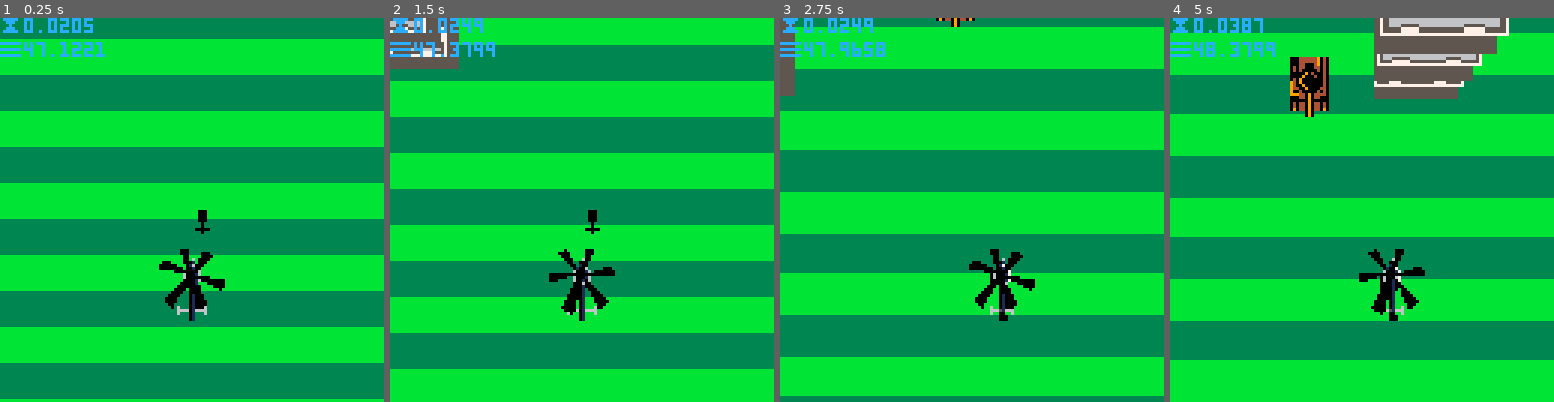
Above: before the commit, frames 1-4 (left to right).
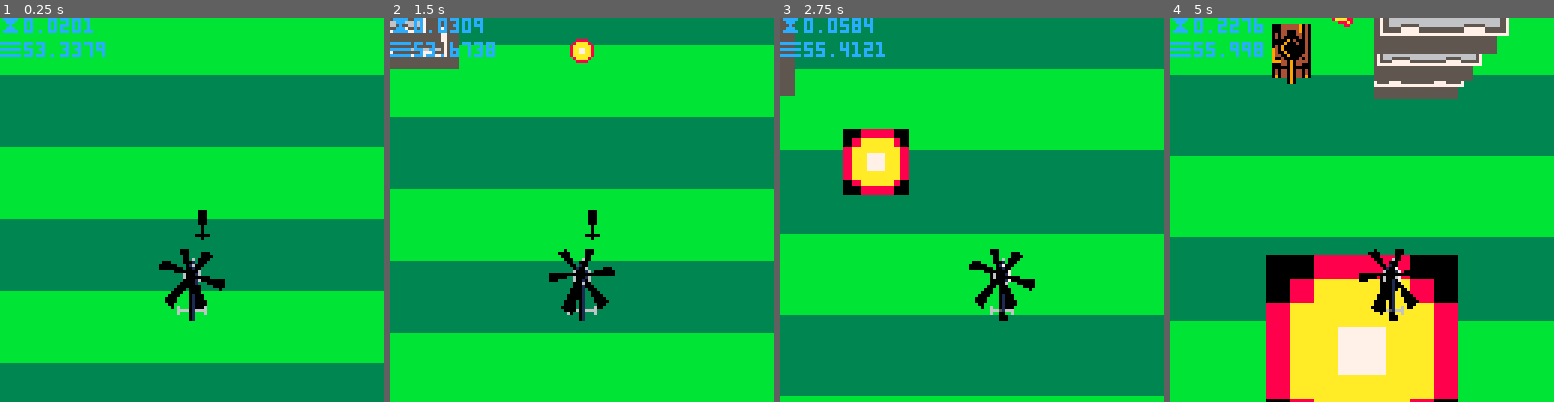
Above: after the commit, the same moments.

Repository: freds72/pico8
Game: PICO-8 cartridge carts/3d.p8
Two runs of this game, one before a commit and one after it. Both use one fixed random seed, a clock stepped at 60 frames per second and the inputs below.
Inputs:
- Up to frame 1 (0.25 s): no input
- Up to frame 2 (1.5 s): tap O (Z key) at 0.7 s
- Up to frame 3 (2.75 s): hold Right 1.6-2.1 s; tap O (Z key) at 1.7, 2.1, 2.5 s; hold Up 2.15-2.42 s; hold Right from 2.47 s (still down)
- Up to frame 4 (5 s): tap O (Z key) every 0.4 s from 2.9 to 4.9 s; release Right at 3.03 s; hold Left 3.08-3.58 s; hold Down 3.63-3.97 s; hold Right 4.02-4.68 s; hold Up from 4.73 s (still down)

The runs differ from the first frame. In frame 1, 42% of the frame differs, in the area x 0-100%, y 0-100%; in frame 2, 51%; in frame 3, 56%; in frame 4, 55%.

Commit message:
enemy helo + sprite

Diff:
--- a/carts/3d.p8
+++ b/carts/3d.p8
@@ -31,6 +31,9 @@
 -- tanks
 tks={}
 tks_c=0
+-- helos
+helos={}
+helos_c=0
 -- building map index
 map_t=12
 map_i=0
@@ -43,8 +46,20 @@
 	local tk={}
 	tk.x=x
 	tk.y=y
+	tk.dly=2*30+rnd(2*30)
 	tks_c+=1
 	tks[tks_c]=tk
+end
+
+function spawn_helo(x,y)
+	local h={}
+	h.x=x
+	h.y=y
+	h.z=flr_z
+	h.dy=0
+	h.dz=4/30
+	helos_c+=1
+ helos[helos_c]=h
 end
 
 function spawn_building(x,y)
@@ -53,6 +68,18 @@
 	b.y=y
 	blds_c+=1
 	blds[blds_c]=b
+end
+
+function fire(x,y,z,dy,dz)
+		local b={}
+	 b.x=x
+		b.y=y
+		b.z=max(flr_z,z)
+		b.dy=dy
+		b.dz=dz
+		b.t=2*30
+		blts_c+=1
+		blts[blts_c]=b
 end
 
 function _update()
@@ -80,7 +107,7 @@
 
  -- pick buildings
  map_t-=1
- if ( map_t<0) then
+ if (map_t<0) then
  	map_i+=1
 	 map_t=64
 		for i=1,8 do
@@ -89,22 +116,25 @@
  end
 
  -- clear zbuf
- foreach(zbuf,function(zb) zb.n=0 end)
+ for zb in all(zbuf) do zb.n=0 end
 
  -- fire
 	if (btn(4) and blts_dly<=0 and blts_c<blts_n) then
-		local b
-		blts_c+=1
-		b={}
-	 b.x=cam.x
-		b.y=cam.y
-		b.z=max(flr_z,cam.z-1)
-		b.t=2*30
-		blts[blts_c]=b
+		fire(cam.x,cam.y+8,cam.z-1,-2,-0.5)
 
 		blts_dly=2
 	end
-	 blts_dly-=1
+	blts_dly-=1
+
+ -- update tanks
+ for i=1,tks_c do
+ 	local tk=tks[i]
+ 	tk.dly-=1
+ 	if (tk.dly<=0) then
+ 		fire(tk.x,tk.y,flr_z+0.5,2,1)
+ 		tk.dly=2*30+rnd(30)
+ 	end
+ end
 
 	-- update bullets
 	local n=blts_c
@@ -113,13 +143,13 @@
 		local b,zi
 		b=blts[i]
 		b.t-=1
-		--b.z-=0.5
+		b.z+=b.dz
 		if (b.t>0 and b.z>=flr_z) then
-			b.y-=1
+			b.y+=b.dy
 			blts_c+=1
 			blts[blts_c]=b
-			--insert into zbuf
-			zi=flr((b.z-flr_z)/flr_h+0.5)
+			--insert into zbuffer
+			zi=flr((b.z-flr_z)/flr_h)+1
 			zi=min(zi,flr_n+1)
 			zbuf[zi].n+=1
 			zbuf[zi].elts[zbuf[zi].n]=function() draw_bullet(b) end
@@ -136,24 +166,70 @@
 			blds[blds_c]=b
 		end
 	end
+	-- update tanks
+	n=tks_c
+ tks_c=0
+	for i=1,n do
+		local tk=tks[i]
+		if (tk.y-cam.y<128) then
+		 tks_c+=1
+			tks[tks_c]=tk
+		end
+	end
+	-- update helos
+	n=helos_c
+ helos_c=0
+	for i=1,n do
+		local h=helos[i]
+		h.z+=h.dz
+		if (h.y-cam.y<128 and h.z<0) then
+		 helos_c+=1
+		 helos[helos_c]=h
+			--insert into zbuffer
+			local zi
+			zi=flr((h.z-flr_z)/flr_h)+1
+			zi=min(zi,flr_n+1)
+			zbuf[zi].n+=1
+			zbuf[zi].elts[zbuf[zi].n]=function() draw_helo(h) end
+		end
+	end
+end
+
+function draw_helo(h)
+		local z
+		local sx={64,96}
+		z=h.z-cam.z
+		if(z<0) then
+			local ze,w,x,y,xe,ye
+			w=1/z
+			ze=-12*focal*w
+			x=h.x-cam.x
+			y=h.y-cam.y
+			xe=hw-focal*x*w
+			ye=hh-focal*y*w
+		 palt(0,false)
+		 palt(3,true)
+			sspr(sx[t%2+1],32,32,32,xe-ze/2,ye-ze/2,ze,ze)
+	end
 end
 
 function draw_bullet(b)
 		local ze,z,c,w
 		z=b.z-cam.z
-		w=1/z
-		ze=flr(-1*focal*w)+1
-		local x,y,xe,ye
-		x=b.x-cam.x
-		y=b.y-cam.y
-		xe=hw-focal*x*w
-		ye=hh-focal*y*w
-		--circfill(xe,ye,ze,8)
-		sspr(6*8,4*8,8,8,xe-ze,ye-ze,2*ze,2*ze)
+		if(z<0) then
+			w=1/z
+			ze=flr(-2*focal*w)+1
+			local x,y,xe,ye
+			x=b.x-cam.x
+			y=b.y-cam.y
+			xe=hw-focal*x*w
+			ye=hh-focal*y*w
+			sspr(6*8,4*8,8,8,xe-ze,ye-ze,2*ze,2*ze)
+	end
 end
 
 function draw_world()
-	local ze,z,c,w
+	local ze,z,c,w,zb
 	for i=0,flr_n-1 do
 		z=i*flr_h+flr_z-cam.z
 		if(z<0) then
@@ -174,11 +250,14 @@
 				end
 			end
 			-- process zbuffer *after* building floors
-			local zb
 			zb=zbuf[i+1]
 			for j=1,zb.n do
 				zb.elts[j]()
 			end
+		end
+		zb=zbuf[flr_n+1]
+		for j=1,zb.n do
+			zb.elts[j]()
 		end
 	end
 end
@@ -197,7 +276,7 @@
 		y=tk.y-cam.y
 		xe=hw-focal*x*w
 		ye=hh-focal*y*w
-		sspr(0,8,16,24,xe,ye,2*ze,3*ze)
+		sspr(0,8,16,24,xe-ze,ye-1.5*ze,2*ze,3*ze)
  end
 	palt()
 end
@@ -206,7 +285,7 @@
 	local ze,z,k,n,ye,w,dy,c,y1,h
 	z=flr_z-cam.z
 	w=1/z
-	ze=-1*focal*flr_w*w
+	ze=-2*focal*flr_w*w
  k=flr(128/ze+0.5)
  dy=focal*cam.y*w
 	h=64+(dy%(2*ze))
@@ -221,20 +300,20 @@
 		ze/=4
 		palt(0,false)
 		palt(3,true)
-		sspr(72,32,8,24,hw,hh,2*ze,3*ze)
+		sspr(56,32,8,24,hw,hh,ze,2*ze)
 		palt()
 	end
 end
 
-function print_zbuffer()
+function print_zbuf(x,y)
 	local zi
 	zi=flr((cam.z-flr_z)/flr_h+0.5)
 	zi=mid(zi,1,flr_n+1)
 	for i=1,flr_n+1 do
 		if(zi==i) then
-			print("*zb:"..zbuf[i].n,0,8+i*8,12)
+			print("*zb:"..zbuf[i].n,x,y+i*8,12)
 		else
-			print("zb:"..zbuf[i].n,0,8+i*8,12)
+			print("zb:"..zbuf[i].n,x,y+i*8,12)
 		end
 	end
 end
@@ -267,6 +346,7 @@
 	--print("blds:"..blds_c,0,16,12)
 	--print("tks :"..tks_c,0,24,12)
 	--print_map(0,32)
+	--print_zbuf(0,16)
 end
 
 function _init()
@@ -284,6 +364,10 @@
 map_funcs[4+1]=spawn_tank
 map_funcs[6+1]=spawn_building
 map_funcs[7+1]=spawn_building
+map_funcs[8+1]=spawn_helo
+
+-- sounds
+-- sfx(0)
 end
 
 
@@ -419,165 +503,165 @@
 0000000000000000000000000000000000000000000000000000000000000000000000000000000000000000000000000000000000000000000000000000000000000000000000000000000000000000000000000000000000000000000000000000000000000000000000000000000000000000000000000000000000000000
 0000000000000000000000000000000000000000000000000000000000000000000000000000000000000000000000000000000000000000000000000000000000000000000000000000000000000000000000000000000000000000000000000000000000000000000000000000000000000000000000000000000000000000
 __map__
-0404040404040404040404040404040400000000000000000000000000000000000000000000000000000000000000000000000000000000000000000000000000000000000000000000000000000000000000000000000000000000000000000000000000000000000000000000000000000000000000000000000000000000
-0404040404040404040404040404040400000000000000000000000000000000000000000000000000000000000000000000000000000000000000000000000000000000000000000000000000000000000000000000000000000000000000000000000000000000000000000000000000000000000000000000000000000000
-0404040404040404040404040404040400000000000000000000000000000000000000000000000000000000000000000000000000000000000000000000000000000000000000000000000000000000000000000000000000000000000000000000000000000000000000000000000000000000000000000000000000000000
-0404040404040404040404040404040400000000000000000000000000000000000000000000000000000000000000000000000000000000000000000000000000000000000000000000000000000000000000000000000000000000000000000000000000000000000000000000000000000000000000000000000000000000
-0404040404040404040404040404040400000000000000000000000000000000000000000000000000000000000000000000000000000000000000000000000000000000000000000000000000000000000000000000000000000000000000000000000000000000000000000000000000000000000000000000000000000000
-0404040404040404040404040404040400000000000000000000000000000000000000000000000000000000000000000000000000000000000000000000000000000000000000000000000000000000000000000000000000000000000000000000000000000000000000000000000000000000000000000000000000000000
-0404040404040404040404040404040400000000000000000000000000000000000000000000000000000000000000000000000000000000000000000000000000000000000000000000000000000000000000000000000000000000000000000000000000000000000000000000000000000000000000000000000000000000
-0404040404040404040404040404040400000000000000000000000000000000000000000000000000000000000000000000000000000000000000000000000000000000000000000000000000000000000000000000000000000000000000000000000000000000000000000000000000000000000000000000000000000000
-0404040404040404040404040404040400000000000000000000000000000000000000000000000000000000000000000000000000000000000000000000000000000000000000000000000000000000000000000000000000000000000000000000000000000000000000000000000000000000000000000000000000000000
-0000000000000000000000000000000000000000000000000000000000000000000000000000000000000000000000000000000000000000000000000000000000000000000000000000000000000000000000000000000000000000000000000000000000000000000000000000000000000000000000000000000000000000
-0000000000000000000000000000000000000000000000000000000000000000000000000000000000000000000000000000000000000000000000000000000000000000000000000000000000000000000000000000000000000000000000000000000000000000000000000000000000000000000000000000000000000000
-0000000000000000000000000000000000000000000000000000000000000000000000000000000000000000000000000000000000000000000000000000000000000000000000000000000000000000000000000000000000000000000000000000000000000000000000000000000000000000000000000000000000000000
-0000000000000000000000000000000000000000000000000000000000000000000000000000000000000000000000000000000000000000000000000000000000000000000000000000000000000000000000000000000000000000000000000000000000000000000000000000000000000000000000000000000000000000
-0000000000000000000000000000000000000000000000000000000000000000000000000000000000000000000000000000000000000000000000000000000000000000000000000000000000000000000000000000000000000000000000000000000000000000000000000000000000000000000000000000000000000000
-0000000000000000000000000000000000000000000000000000000000000000000000000000000000000000000000000000000000000000000000000000000000000000000000000000000000000000000000000000000000000000000000000000000000000000000000000000000000000000000000000000000000000000
-0000000000000000000000000000000000000000000000000000000000000000000000000000000000000000000000000000000000000000000000000000000000000000000000000000000000000000000000000000000000000000000000000000000000000000000000000000000000000000000000000000000000000000
-0000000000000000000000000000000000000000000000000000000000000000000000000000000000000000000000000000000000000000000000000000000000000000000000000000000000000000000000000000000000000000000000000000000000000000000000000000000000000000000000000000000000000000
-0000000000000000000000000000000000000000000000000000000000000000000000000000000000000000000000000000000000000000000000000000000000000000000000000000000000000000000000000000000000000000000000000000000000000000000000000000000000000000000000000000000000000000
-0000000000000000000000000000000000000000000000000000000000000000000000000000000000000000000000000000000000000000000000000000000000000000000000000000000000000000000000000000000000000000000000000000000000000000000000000000000000000000000000000000000000000000
-0000000000000000000000000000000000000000000000000000000000000000000000000000000000000000000000000000000000000000000000000000000000000000000000000000000000000000000000000000000000000000000000000000000000000000000000000000000000000000000000000000000000000000
-0000000000000000000000000000000000000000000000000000000000000000000000000000000000000000000000000000000000000000000000000000000000000000000000000000000000000000000000000000000000000000000000000000000000000000000000000000000000000000000000000000000000000000
-0000000000000000000000000000000000000000000000000000000000000000000000000000000000000000000000000000000000000000000000000000000000000000000000000000000000000000000000000000000000000000000000000000000000000000000000000000000000000000000000000000000000000000
-0000000000000000000000000000000000000000000000000000000000000000000000000000000000000000000000000000000000000000000000000000000000000000000000000000000000000000000000000000000000000000000000000000000000000000000000000000000000000000000000000000000000000000
-0000000000000000000000000000000000000000000000000000000000000000000000000000000000000000000000000000000000000000000000000000000000000000000000000000000000000000000000000000000000000000000000000000000000000000000000000000000000000000000000000000000000000000
-0000000000000000000000000000000000000000000000000000000000000000000000000000000000000000000000000000000000000000000000000000000000000000000000000000000000000000000000000000000000000000000000000000000000000000000000000000000000000000000000000000000000000000
-0000000000000000000000000000000000000000000000000000000000000000000000000000000000000000000000000000000000000000000000000000000000000000000000000000000000000000000000000000000000000000000000000000000000000000000000000000000000000000000000000000000000000000
-0000000000000000000000000000000000000000000000000000000000000000000000000000000000000000000000000000000000000000000000000000000000000000000000000000000000000000000000000000000000000000000000000000000000000000000000000000000000000000000000000000000000000000
-0000000000000000000000000000000000000000000000000000000000000000000000000000000000000000000000000000000000000000000000000000000000000000000000000000000000000000000000000000000000000000000000000000000000000000000000000000000000000000000000000000000000000000
-0000000000000000000000000000000000000000000000000000000000000000000000000000000000000000000000000000000000000000000000000000000000000000000000000000000000000000000000000000000000000000000000000000000000000000000000000000000000000000000000000000000000000000
-0000000000000000000000000000000000000000000000000000000000000000000000000000000000000000000000000000000000000000000000000000000000000000000000000000000000000000000000000000000000000000000000000000000000000000000000000000000000000000000000000000000000000000
-0000000000000000000000000000000000000000000000000000000000000000000000000000000000000000000000000000000000000000000000000000000000000000000000000000000000000000000000000000000000000000000000000000000000000000000000000000000000000000000000000000000000000000
-0000000000000000000000000000000000000000000000000000000000000000000000000000000000000000000000000000000000000000000000000000000000000000000000000000000000000000000000000000000000000000000000000000000000000000000000000000000000000000000000000000000000000000
-…(130 lines of a section not shown)…
+0404040404040404040404020404040400000000000000000000000000000000000000000000000000000000000000000000000000000000000000000000000000000000000000000000000000000000000000000000000000000000000000000000000000000000000000000000000000000000000000000000000000000000
+0404040404040404040404040404040400000000000000000000000000000000000000000000000000000000000000000000000000000000000000000000000000000000000000000000000000000000000000000000000000000000000000000000000000000000000000000000000000000000000000000000000000000000
+0404040404040404040404040404040400000000000000000000000000000000000000000000000000000000000000000000000000000000000000000000000000000000000000000000000000000000000000000000000000000000000000000000000000000000000000000000000000000000000000000000000000000000
+0404040404040404040404040404040400000000000000000000000000000000000000000000000000000000000000000000000000000000000000000000000000000000000000000000000000000000000000000000000000000000000000000000000000000000000000000000000000000000000000000000000000000000
+0404040404040404040404040404040400000000000000000000000000000000000000000000000000000000000000000000000000000000000000000000000000000000000000000000000000000000000000000000000000000000000000000000000000000000000000000000000000000000000000000000000000000000
+0404040404040404040404040404040400000000000000000000000000000000000000000000000000000000000000000000000000000000000000000000000000000000000000000000000000000000000000000000000000000000000000000000000000000000000000000000000000000000000000000000000000000000
+0404040404040404040404040404040400000000000000000000000000000000000000000000000000000000000000000000000000000000000000000000000000000000000000000000000000000000000000000000000000000000000000000000000000000000000000000000000000000000000000000000000000000000
+0404040404040404040404040404040400000000000000000000000000000000000000000000000000000000000000000000000000000000000000000000000000000000000000000000000000000000000000000000000000000000000000000000000000000000000000000000000000000000000000000000000000000000
+0404040404040404040404040404040400000000000000000000000000000000000000000000000000000000000000000000000000000000000000000000000000000000000000000000000000000000000000000000000000000000000000000000000000000000000000000000000000000000000000000000000000000000
+0000000000000000000000000000000000000000000000000000000000000000000000000000000000000000000000000000000000000000000000000000000000000000000000000000000000000000000000000000000000000000000000000000000000000000000000000000000000000000000000000000000000000000
+0000000000000000000000000000000000000000000000000000000000000000000000000000000000000000000000000000000000000000000000000000000000000000000000000000000000000000000000000000000000000000000000000000000000000000000000000000000000000000000000000000000000000000
+0000000000000000000000000000000000000000000000000000000000000000000000000000000000000000000000000000000000000000000000000000000000000000000000000000000000000000000000000000000000000000000000000000000000000000000000000000000000000000000000000000000000000000
+0000000000000000000000000000000000000000000000000000000000000000000000000000000000000000000000000000000000000000000000000000000000000000000000000000000000000000000000000000000000000000000000000000000000000000000000000000000000000000000000000000000000000000
+0000000000000000000000000000000000000000000000000000000000000000000000000000000000000000000000000000000000000000000000000000000000000000000000000000000000000000000000000000000000000000000000000000000000000000000000000000000000000000000000000000000000000000
+0000000000000000000000000000000000000000000000000000000000000000000000000000000000000000000000000000000000000000000000000000000000000000000000000000000000000000000000000000000000000000000000000000000000000000000000000000000000000000000000000000000000000000
+0000000000000000000000000000000000000000000000000000000000000000000000000000000000000000000000000000000000000000000000000000000000000000000000000000000000000000000000000000000000000000000000000000000000000000000000000000000000000000000000000000000000000000
+0000000000000000000000000000000000000000000000000000000000000000000000000000000000000000000000000000000000000000000000000000000000000000000000000000000000000000000000000000000000000000000000000000000000000000000000000000000000000000000000000000000000000000
+0000000000000000000000000000000000000000000000000000000000000000000000000000000000000000000000000000000000000000000000000000000000000000000000000000000000000000000000000000000000000000000000000000000000000000000000000000000000000000000000000000000000000000
+0000000000000000000000000000000000000000000000000000000000000000000000000000000000000000000000000000000000000000000000000000000000000000000000000000000000000000000000000000000000000000000000000000000000000000000000000000000000000000000000000000000000000000
+0000000000000000000000000000000000000000000000000000000000000000000000000000000000000000000000000000000000000000000000000000000000000000000000000000000000000000000000000000000000000000000000000000000000000000000000000000000000000000000000000000000000000000
+0000000000000000000000000000000000000000000000000000000000000000000000000000000000000000000000000000000000000000000000000000000000000000000000000000000000000000000000000000000000000000000000000000000000000000000000000000000000000000000000000000000000000000
+0000000000000000000000000000000000000000000000000000000000000000000000000000000000000000000000000000000000000000000000000000000000000000000000000000000000000000000000000000000000000000000000000000000000000000000000000000000000000000000000000000000000000000
+0000000000000000000000000000000000000000000000000000000000000000000000000000000000000000000000000000000000000000000000000000000000000000000000000000000000000000000000000000000000000000000000000000000000000000000000000000000000000000000000000000000000000000
+0000000000000000000000000000000000000000000000000000000000000000000000000000000000000000000000000000000000000000000000000000000000000000000000000000000000000000000000000000000000000000000000000000000000000000000000000000000000000000000000000000000000000000
+0000000000000000000000000000000000000000000000000000000000000000000000000000000000000000000000000000000000000000000000000000000000000000000000000000000000000000000000000000000000000000000000000000000000000000000000000000000000000000000000000000000000000000
+0000000000000000000000000000000000000000000000000000000000000000000000000000000000000000000000000000000000000000000000000000000000000000000000000000000000000000000000000000000000000000000000000000000000000000000000000000000000000000000000000000000000000000
+0000000000000000000000000000000000000000000000000000000000000000000000000000000000000000000000000000000000000000000000000000000000000000000000000000000000000000000000000000000000000000000000000000000000000000000000000000000000000000000000000000000000000000
+0000000000000000000000000000000000000000000000000000000000000000000000000000000000000000000000000000000000000000000000000000000000000000000000000000000000000000000000000000000000000000000000000000000000000000000000000000000000000000000000000000000000000000
+0000000000000000000000000000000000000000000000000000000000000000000000000000000000000000000000000000000000000000000000000000000000000000000000000000000000000000000000000000000000000000000000000000000000000000000000000000000000000000000000000000000000000000
+0000000000000000000000000000000000000000000000000000000000000000000000000000000000000000000000000000000000000000000000000000000000000000000000000000000000000000000000000000000000000000000000000000000000000000000000000000000000000000000000000000000000000000
+0000000000000000000000000000000000000000000000000000000000000000000000000000000000000000000000000000000000000000000000000000000000000000000000000000000000000000000000000000000000000000000000000000000000000000000000000000000000000000000000000000000000000000
+0000000000000000000000000000000000000000000000000000000000000000000000000000000000000000000000000000000000000000000000000000000000000000000000000000000000000000000000000000000000000000000000000000000000000000000000000000000000000000000000000000000000000000
+…(130 lines of a section not shown)…
Not shown, changed: 117 lines of the sprite sheet (__gfx__) section of carts/3d.p8
Not shown, changed: the sound effects (__sfx__) section of carts/3d.p8
